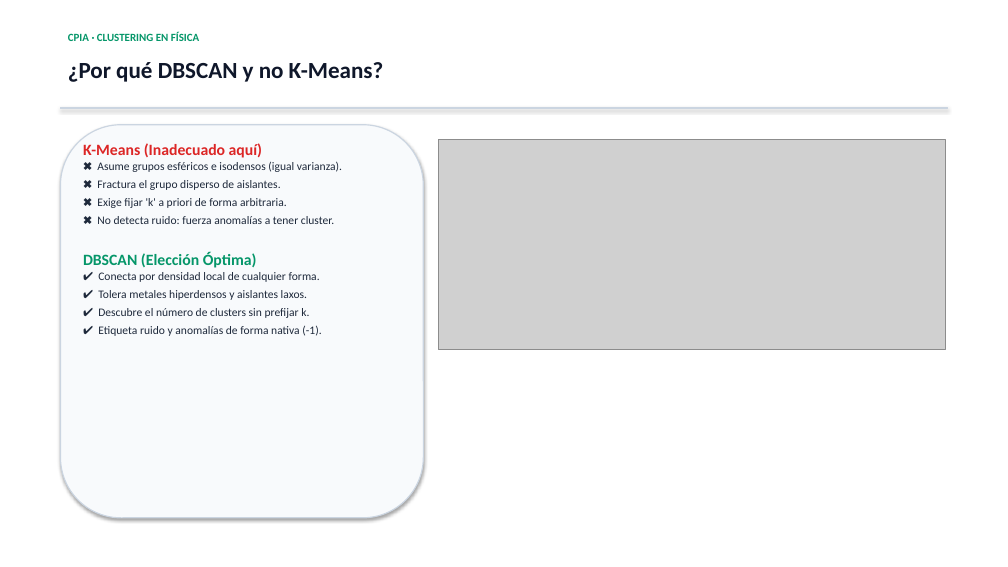
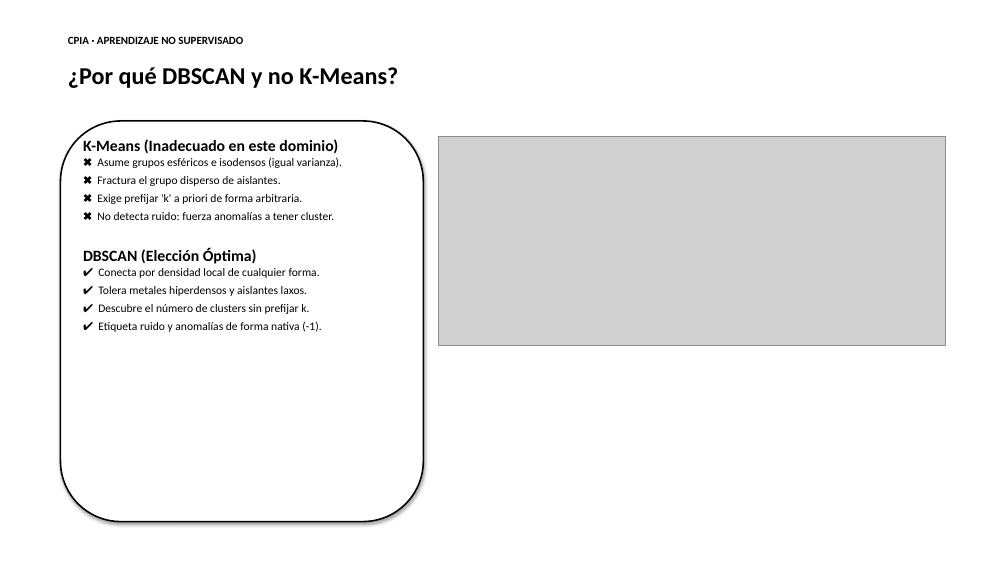
Before and after one commit to ArnauMontull/CPIA-Expo, a slide deck: slide 4 of presentacion/presentacion_materiales_uriel.pptx. Drawn at 1008x567 pixels with LibreOffice and Linux fonts; fonts in the diff are those of the drawing; grey boxes stand for pictures. Boxes give left, top, right and bottom in pixels: in the first picture for what was removed or moved away, otherwise in the second. Text is boxed around its words. In the diff, an @@ line names an element or a change of style, - is before the commit and + after.

Commit message:
style(presentacion): bordes negros, texto unificado en negro, sin rayas y formulas en LaTeX

```diff
--- a/presentacion/presentacion_materiales_uriel.pptx
+++ b/presentacion/presentacion_materiales_uriel.pptx
@@ text "¿Por qué DBSCAN y no ..." at [68, 67, 398, 88]: size 22 to 23 pt, text colour #0F172A to #000000 @@
@@ text at [68, 36, 243, 44]: text changed; text colour #059669 to #000000 @@
-CPIA · CLUSTERING EN FÍSICA
+CPIA · APRENDIZAJE NO SUPERVISADO
@@ rectangle removed at [60, 107, 948, 109] @@
@@ rounded rectangle: place and size @@
-rounded rectangle at [60, 125, 423, 518]
+rounded rectangle at [60, 121, 423, 522]
@@ rounded rectangle at [60, 121, 423, 522]: fill #F8FAFC to #FFFFFF; outline #CBD5E1 1.1 pt to #000000 1.5 pt @@
@@ text at [83, 139, 338, 153]: text changed; text colour #DC2626 to #000000 @@
-K-Means (Inadecuado aquí)
+K-Means (Inadecuado en este dominio)
@@ picture: place and size @@
-picture at [439, 140, 945, 349]
+picture at [439, 136, 945, 346]
@@ text at [83, 157, 342, 332]: text colour #1E293B to #000000 in "✖ Asume grupos esféricos e isodensos (igual ...", "✖ Fractura el grupo disperso de aislantes.", "✖ No detecta ruido: fuerza anomalías a ...", "✔ Conecta por densidad local de cualquier ..." and 3 more places; text colour #059669 to #000000 in "DBSCAN (Elección Óptima)" @@
@@ text at [97, 194, 303, 204]: text changed; text colour #1E293B to #000000 @@
-✖ Exige fijar 'k' a priori de forma arbitraria.
+✖ Exige prefijar 'k' a priori de forma arbitraria.
```
Also in this commit, not shown: 7 other slides changed, 10 other files.
